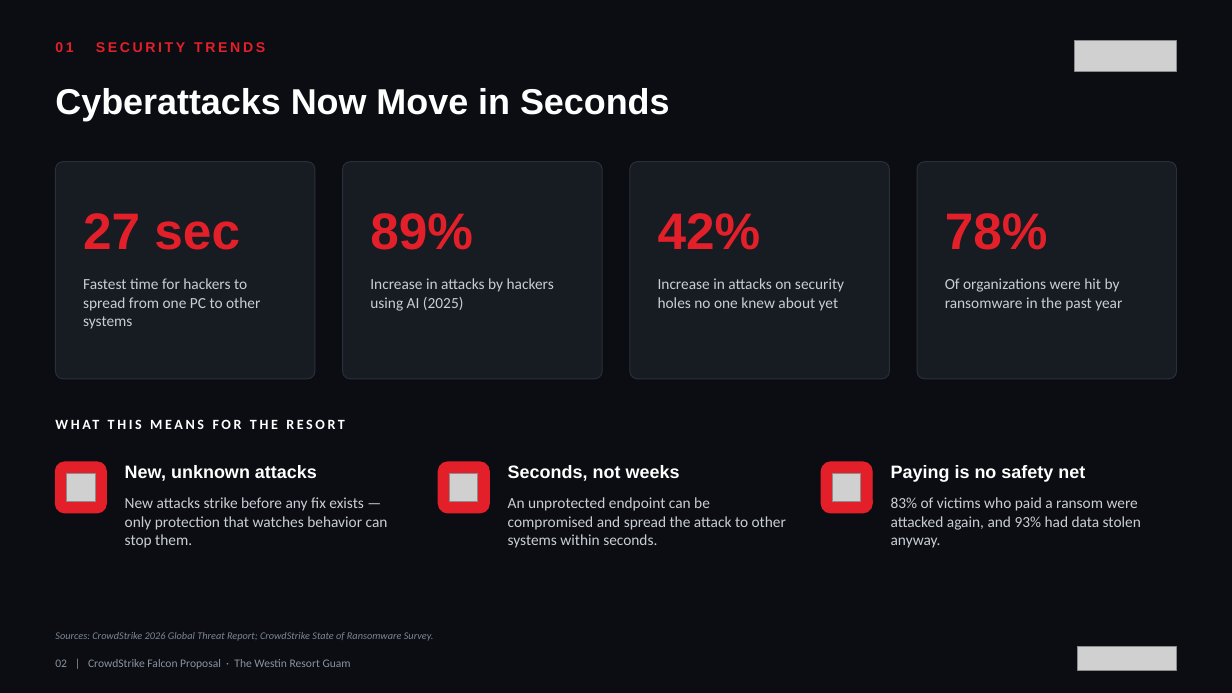
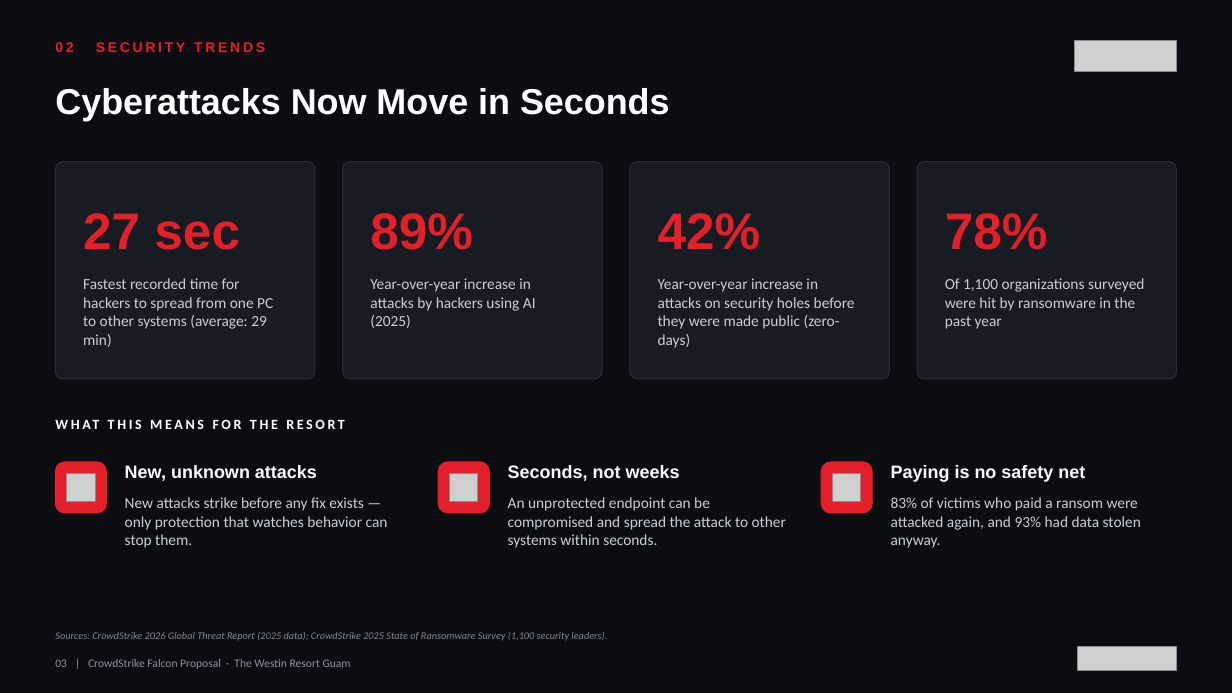
Before and after one commit to BigLee-Creator/Recommendations, a slide deck: slide 3 of ENG._CrowdStrike_Falcon_Proposal_for_Westin_Resort_Guam_SECUKOREA.pptx (slide 2 before the commit). Drawn at 1232x693 pixels with LibreOffice and Linux fonts; fonts in the diff are those of the drawing; grey boxes stand for pictures. Boxes give left, top, right and bottom in pixels: in the first picture for what was removed or moved away, otherwise in the second. Text is boxed around its words. In the diff, an @@ line names an element or a change of style, - is before the commit and + after.

```diff
--- a/ENG._CrowdStrike_Falcon_Proposal_for_Westin_Resort_Guam_SECUKOREA.pptx
+++ b/ENG._CrowdStrike_Falcon_Proposal_for_Westin_Resort_Guam_SECUKOREA.pptx
@@ text at (55,42,265,52): text changed @@
-01 SECURITY TRENDS
+02 SECURITY TRENDS
@@ text at (83,278,273,347): text changed @@
-Fastest time for hackers to spread from one PC to other systems
+Fastest recorded time for hackers to spread from one PC to other systems (average: 29 min)
@@ text at (370,278,536,328): text changed @@
-Increase in attacks by hackers using AI (2025)
+Year-over-year increase in attacks by hackers using AI (2025)
@@ text at (658,278,855,348): text changed @@
-Increase in attacks on security holes no one knew about yet
+Year-over-year increase in attacks on security holes before they were made public (zero-days)
@@ text at (945,278,1144,329): text changed @@
-Of organizations were hit by ransomware in the past year
+Of 1,100 organizations surveyed were hit by ransomware in the past year
@@ text at (55,632,607,641): text changed @@
-Sources: CrowdStrike 2026 Global Threat Report; CrowdStrike State of Ransomware Survey.
+Sources: CrowdStrike 2026 Global Threat Report (2025 data); CrowdStrike 2025 State of Ransomware Survey (1,100 security leaders).
```
Also in this commit, not shown: 5 other slides changed, 1 slide added, 1 slide removed, 1 other file.
